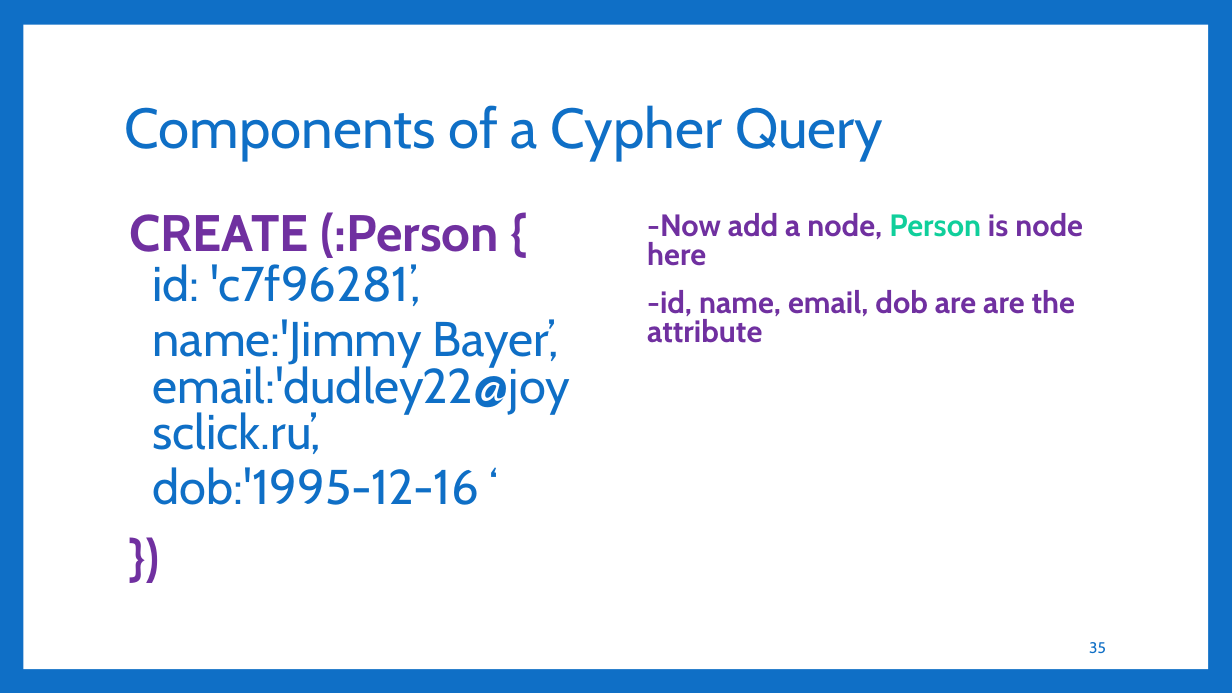
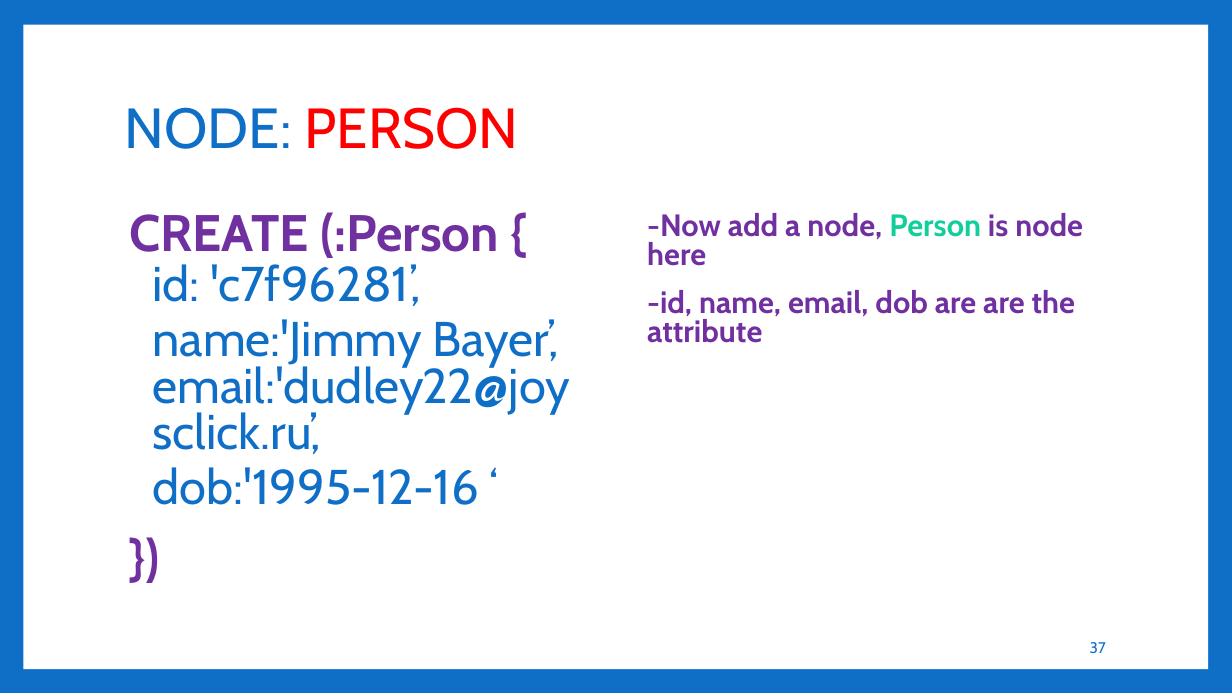
Before and after one commit to aakashbashyal21/GraphDatabase, a slide deck: slide 37 of GraphDB.pptx (slide 35 before the commit). Drawn at 1232x693 pixels with LibreOffice and Linux fonts; fonts in the diff are those of the drawing. Boxes give left, top, right and bottom in pixels: in the first picture for what was removed or moved away, otherwise in the second. Text is boxed around its words. In the diff, an @@ line names an element or a change of style, - is before the commit and + after.

```diff
--- a/GraphDB.pptx
+++ b/GraphDB.pptx
@@ title at box(125, 107, 519, 149): text changed; text colour #0F6FC6 to #FF0000 @@
-Components of a Cypher Query
+NODE: PERSON
@@ page number at box(1090, 642, 1106, 653): text changed @@
-35
+37
```
Also in this commit, not shown: 13 other slides changed, 3 slides added.
